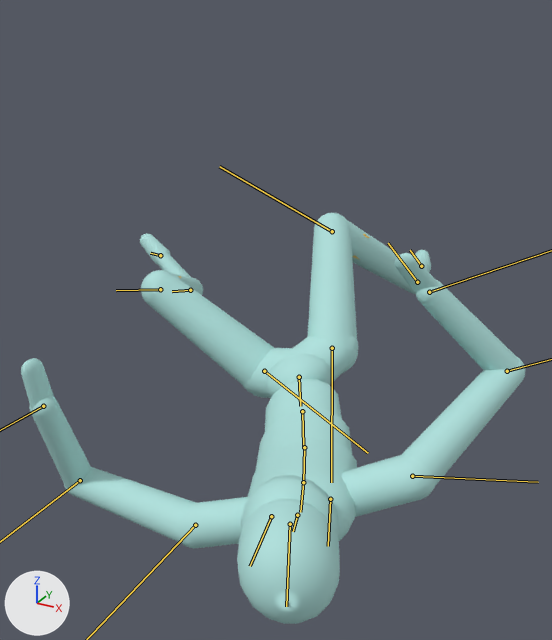
One commit to the glTF model assets/samples/windmill_entry/windmill_entry_humanoid.glb: the scene before it, then after it.
Rendered twice from a camera (50 mm lens) standing at (0.78, -1.54, 1.059) and looking at (-0.085, 0.033, 0.273). The lights are fixed; the arrows at lower left show +X, +Y and +Z. The picture after the commit comes second. Both versions are drawn at frame 107 of the action 'windmill_entry'; the numbers are the values there. The bones that change, and the others that lie on the model, are drawn over the model as lines.

Names of what the first picture shows: 'bones', 'mannequin'.
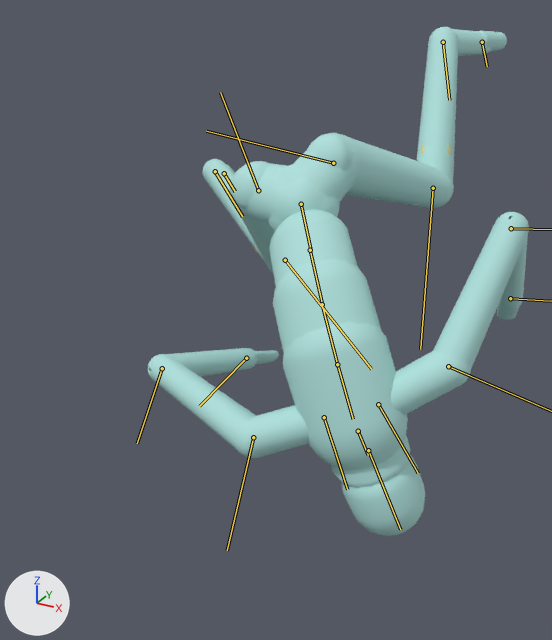
Location of each change, (x1, y1, x2, y2) in pixels of the pictures (552 x 640 px):
'mannequin', posed (24% narrower, 24% taller): before (21, 213, 525, 624); after (148, 27, 529, 536)
'bones', posed (mostly hidden): before (178, 234, 369, 605); after (253, 142, 451, 252)
bone 'Hips', root to tip: before (299, 377) to (300, 406); after (301, 204) to (310, 248)
bone 'Spine', root to tip: before (302, 411) to (303, 446); after (310, 250) to (322, 305)
bone 'Spine1', root to tip: before (304, 447) to (303, 482); after (322, 304) to (337, 364)
bone 'Spine2', root to tip: before (303, 482) to (300, 512); after (337, 364) to (353, 419)
bone 'Neck', root to tip: before (297, 515) to (293, 531); after (358, 431) to (368, 455)
bone 'Head', root to tip: before (290, 524) to (286, 606); after (368, 450) to (400, 529)
bone 'LeftShoulder', root to tip: before (271, 516) to (250, 566); after (378, 404) to (418, 473)
bone 'RightShoulder', root to tip: before (330, 499) to (328, 546); after (324, 417) to (347, 489)
bone 'RightArm', root to tip: before (412, 476) to (538, 482); after (253, 437) to (227, 550)
bone 'LeftUpLeg', root to tip: before (264, 371) to (368, 453); after (333, 163) to (206, 131)
bone 'LeftLeg', root to tip: before (160, 289) to (116, 290); after (433, 188) to (420, 349)
bone 'LeftFoot', root to tip: before (190, 290) to (172, 291); after (443, 42) to (449, 100)
bone 'RightUpLeg', root to tip: before (332, 348) to (331, 482); after (258, 190) to (220, 92)
bone 'RightLeg', root to tip: before (332, 231) to (219, 166); after (285, 260) to (371, 369)
bone 'RightFoot', root to tip: before (417, 282) to (388, 243); after (215, 171) to (242, 216)

What the commit changed:
Bone 'Hips' (bone_hips) moves from (0.0, -0.782, 0.0) to (0.0, -0.333, 0.0).
Bone 'Hips' (bone_hips) turns from (72, -25, -156) to (140, 20, 23) degrees about its own x, y and z.
Bone 'Spine' (bone_spine) turns from (2, -1, 0) to (7, 0, 1) degrees about its own x, y and z.
Bone 'Spine1' (bone_spine1) turns from (5, -1, 0) to (10, 0, 1) degrees about its own x, y and z.
Bone 'Spine2' (bone_spine2) turns from (8, 0, 1) to (13, 2, 1) degrees about its own x, y and z.
Bone 'Neck' (bone_neck) turns from (4, 1, -3) to (17, 0, -1) degrees about its own x, y and z.
Bone 'Head' (bone_head) turns from (-10, -6, 4) to (-3, -6, 0) degrees about its own x, y and z.
Bone 'LeftShoulder' (bone_leftshoulder) turns from (1, -7, -9) to (2, -11, -14) degrees about its own x, y and z.
Bone 'LeftArm' (bone_leftarm) turns from (-6, -14, -19) to (-12, -13, -35) degrees about its own x, y and z.
Bone 'LeftForeArm' (bone_leftforearm) turns from (50, -106, -66) to (19, -111, -36) degrees about its own x, y and z.
Bone 'LeftHand' (bone_lefthand) turns from (5, 13, -11) to (-3, 8, -7) degrees about its own x, y and z.
Bone 'RightShoulder' (bone_rightshoulder) turns from (0, 1, 0) to (1, -2, -2) degrees about its own x, y and z.
Bone 'RightArm' (bone_rightarm) turns from (10, 11, 40) to (16, 26, 42) degrees about its own x, y and z.
Bone 'RightForeArm' (bone_rightforearm) turns from (7, 106, 20) to (3, 100, 13) degrees about its own x, y and z.
Bone 'RightHand' (bone_righthand) turns from (-8, 2, -9) to (-19, -2, -4) degrees about its own x, y and z.
Bone 'LeftUpLeg' (bone_leftupleg) turns from (-62, 26, 19) to (-72, 30, 22) degrees about its own x, y and z.
Bone 'LeftLeg' (bone_leftleg) turns from (92, -1, -6) to (79, -1, 2) degrees about its own x, y and z.
Bone 'LeftFoot' (bone_leftfoot) turns from (5, 1, -7) to (10, 2, -3) degrees about its own x, y and z.
Bone 'RightUpLeg' (bone_rightupleg) turns from (-32, 6, -21) to (-86, -9, -14) degrees about its own x, y and z.
Bone 'RightLeg' (bone_rightleg) turns from (90, 8, 10) to (84, 9, 7) degrees about its own x, y and z.
Bone 'RightFoot' (bone_rightfoot) turns from (28, 6, 8) to (22, 4, 8) degrees about its own x, y and z.
